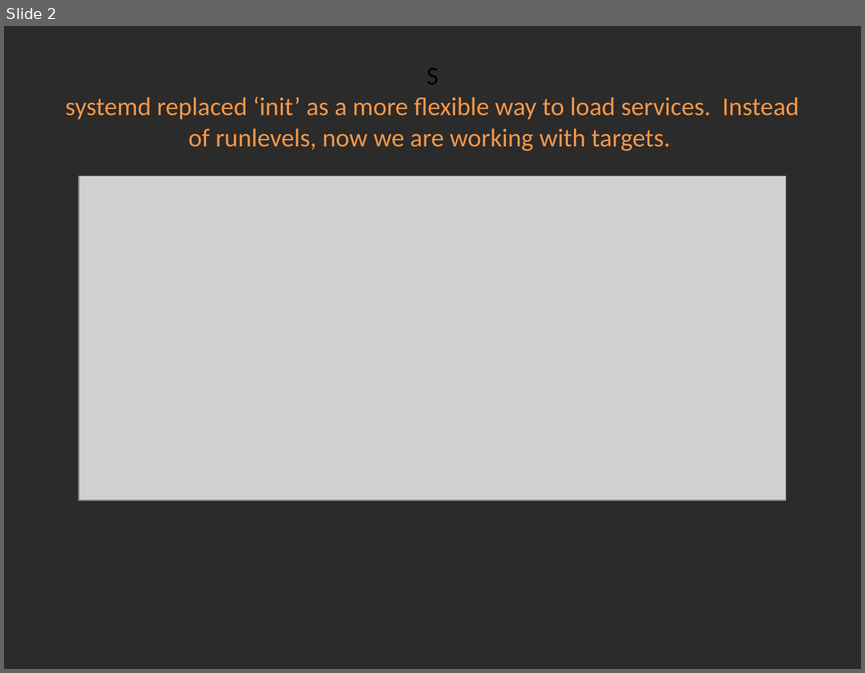
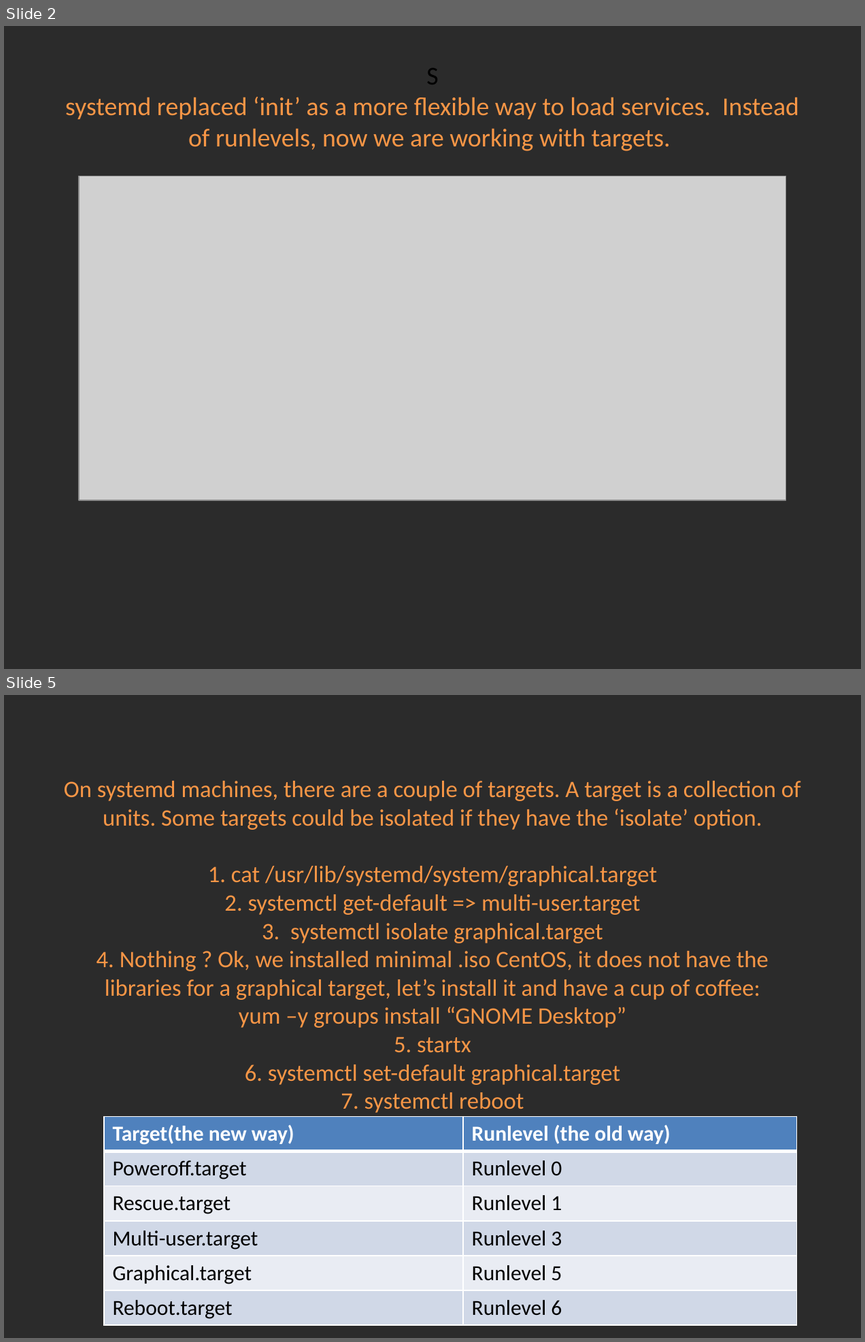
Before and after one commit to Academy-Soft-Intellect/Linux-Course, a slide deck: 10.SystemDAndTheBootProcedure/10-SystemDAndTheBootProcedure.pptx. Shown one above the other, each under a label of ours: slide 2 before the commit, slides 2 and 5 after it; the slides between them are not shown. The pictures are 865x673 and 865x1342 pixels, drawn with LibreOffice and Linux fonts; fonts in the diff are those of the drawing; grey boxes stand for pictures; background and template pictures are left out; a plain dark background stands for a picture behind light text. Boxes give left, top, right and bottom in pixels: in the first picture for what was removed or moved away, otherwise in the second. Text is boxed around its words. In the diff, an @@ line names an element or a change of style, - is before the commit and + after.

Commit message:
Systemd

```diff
--- a/10.SystemDAndTheBootProcedure/10-SystemDAndTheBootProcedure.pptx
+++ b/10.SystemDAndTheBootProcedure/10-SystemDAndTheBootProcedure.pptx
@@ slide 5 added at (4, 695, 861, 1338), background picture (left out) @@
@@ title added at (64, 781, 801, 1113), 19.8 pt, text #F79646 @@
+On systemd machines, there are a couple of targets. A target is a collection of units. Some targets could be isolated if they have the ‘isolate’ option.
+1. cat /usr/lib/systemd/system/graphical.target
+2. systemctl get-default => multi-user.target
+3. systemctl isolate graphical.target
+4. Nothing ? Ok, we installed minimal .iso CentOS, it does not have the libraries for a graphical target, let’s install it and have a cup of coffee:
+yum –y groups install “GNOME Desktop”
+5. startx
+6. systemctl set-default graphical.target
+7. systemctl reboot
@@ table added at (104, 1117, 797, 1322), 6 rows, 2 columns @@
+Target(the new way) | Runlevel (the old way)
+Poweroff.target | Runlevel 0
+Rescue.target | Runlevel 1
+Multi-user.target | Runlevel 3
+Graphical.target | Runlevel 5
+Reboot.target | Runlevel 6
```
Also in this commit, not shown: 1 slide changed, 6 other slides added, 2 other files.
